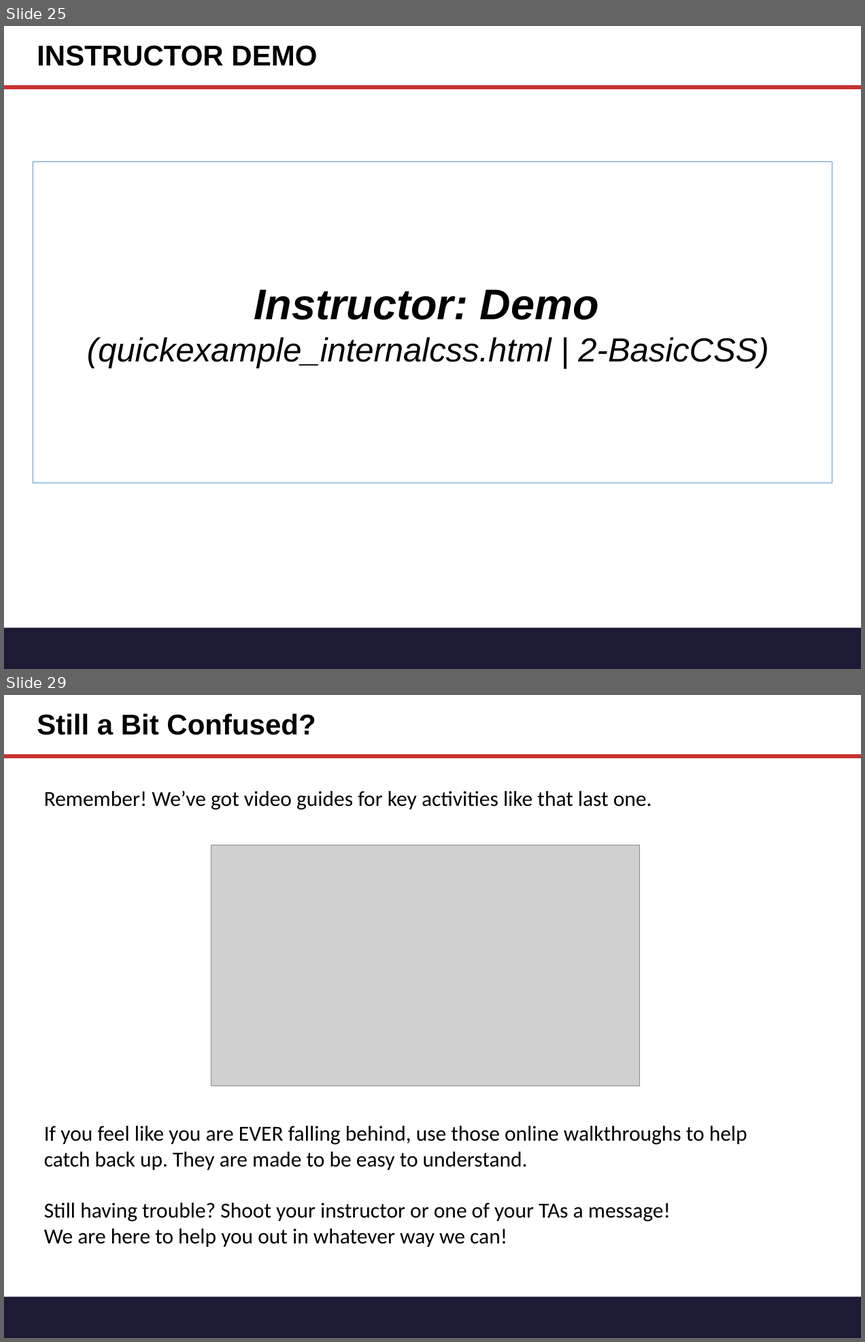
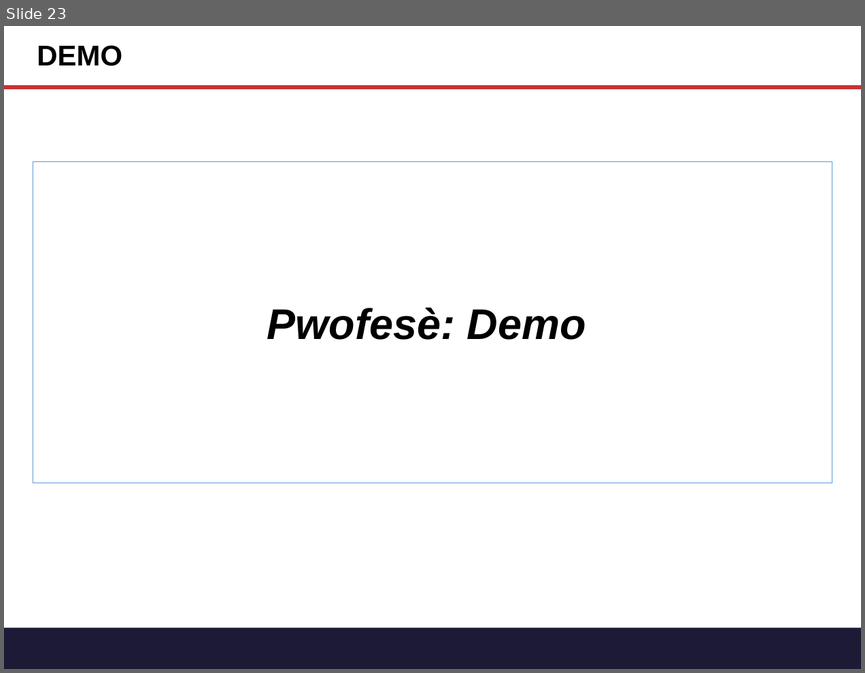
Before and after one commit to tichaiti/tichaiti-workshop, a slide deck: Prezantasyon/Gitn_Pro_HTML_CSS.pptx. Shown one above the other, each under a label of ours: slides 25 and 29 before the commit, slide 23 after it; the slides between them are not shown. The pictures are 865x1342 and 865x673 pixels, drawn with LibreOffice and Linux fonts; fonts in the diff are those of the drawing; grey boxes stand for pictures. Boxes give left, top, right and bottom in pixels: in the first picture for what was removed or moved away, otherwise in the second. Text is boxed around its words. In the diff, an @@ line names an element or a change of style, - is before the commit and + after.

```diff
--- a/Prezantasyon/Gitn_Pro_HTML_CSS.pptx
+++ b/Prezantasyon/Gitn_Pro_HTML_CSS.pptx
@@ slide 29 removed at <box>4,695,861,1338</box>, background #FFFFFF; not listed: 2 template elements that a slide beside it also shows @@
@@ title removed at <box>37,713,315,735</box> @@
-Still a Bit Confused?
@@ text removed at <box>44,791,747,1246</box> @@
-Remember! We’ve got video guides for key activities like that last one.
-If you feel like you are EVER falling behind, use those online walkthroughs to help catch back up. They are made to be easy to understand.
-Still having trouble? Shoot your instructor or one of your TAs a message!
-We are here to help you out in whatever way we can!
@@ picture removed at <box>211,845,640,1086</box> @@
@@ what was slide 25 is now slide 23 @@
@@ slide 23 changed as well @@
@@ title at <box>37,45,122,66</box>: text changed @@
-INSTRUCTOR DEMO
+DEMO
@@ text in rectangle at <box>267,307,586,339</box>: text changed; size 28 to 36 pt; bold on @@
-Instructor: Demo
-(quickexample_internalcss.html | 2-BasicCSS)
+Pwofesè: Demo
```
Also in this commit, not shown: 7 other slides changed, 6 slides added, 9 other slides removed, 2 other files.
